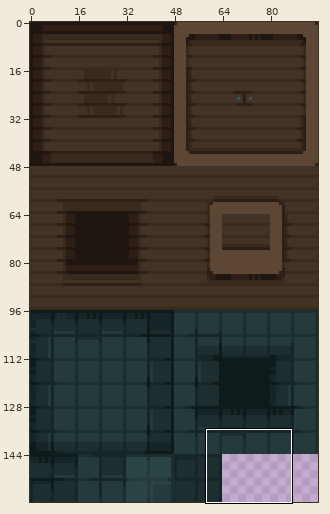
Sprite sheet, stored at app/assets/sprites/terrain/ground/Dungeon_floor_sprites.png. Above: a wide view before the commit, with the close-up outlined.
Close-up. Old version:
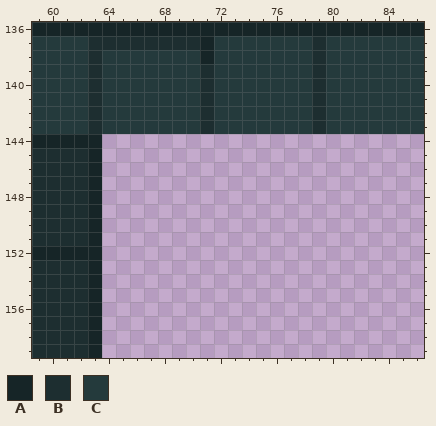
The file is 96x160 pixels. Shown: x 59..86, y 136..159.
Palette (. is transparent): A #162527  B #1d2e30  C #243a3c
Pixels before, first column x 59:
136 AAAAAAAAAAAAAAAAAAAAAAAAAAAA
137 CCCCBBBBBBBBACCCCCCCBCCCCCCC
138 CCCCBCCCCCCCACCCCCCCBCCCCCCC
139 CCCCBCCCCCCCBCCCCCCCBCCCCCCC
140 CCCCBCCCCCCCBCCCCCCCBCCCCCCC
141 CCCCBCCCCCCCBCCCCCCCBCCCCCCC
142 CCCCBCCCCCCCBCCCCCCCBCCCCCCC
143 CCCCBCCCCCCCBCCCCCCCBCCCCCCC
144 AAAAA.......................
145 BBBBA.......................
146 BBBBA.......................
147 BBBBA.......................
148 BBBBA.......................
149 BBBBA.......................
150 BBBBA.......................
151 BBBBA.......................
152 AAAAA.......................
153 BBBBA.......................
154 BBBBA.......................
155 BBBBA.......................
156 BBBBA.......................
157 BBBBA.......................
158 BBBBA.......................
159 BBBBA.......................
Once edited:
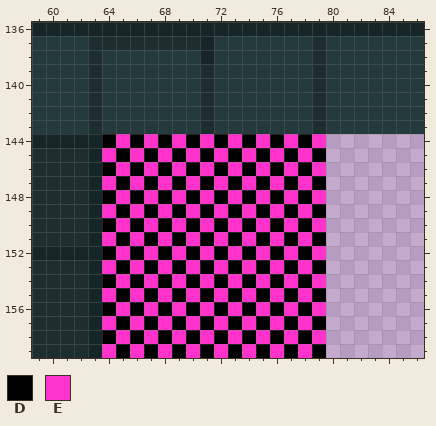
Colours new in this view: D #000000  E #ff33cc
Diff:
y 144: x 64..79 ................ -> DEDEDEDEDEDEDEDE
y 145: x 64..79 ................ -> EDEDEDEDEDEDEDED
y 146: x 64..79 ................ -> DEDEDEDEDEDEDEDE
y 147: x 64..79 ................ -> EDEDEDEDEDEDEDED
y 148: x 64..79 ................ -> DEDEDEDEDEDEDEDE
y 149: x 64..79 ................ -> EDEDEDEDEDEDEDED
y 150: x 64..79 ................ -> DEDEDEDEDEDEDEDE
y 151: x 64..79 ................ -> EDEDEDEDEDEDEDED
y 152: x 64..79 ................ -> DEDEDEDEDEDEDEDE
y 153: x 64..79 ................ -> EDEDEDEDEDEDEDED
y 154: x 64..79 ................ -> DEDEDEDEDEDEDEDE
y 155: x 64..79 ................ -> EDEDEDEDEDEDEDED
y 156: x 64..79 ................ -> DEDEDEDEDEDEDEDE
y 157: x 64..79 ................ -> EDEDEDEDEDEDEDED
y 158: x 64..79 ................ -> DEDEDEDEDEDEDEDE
y 159: x 64..79 ................ -> EDEDEDEDEDEDEDED
Boxes around the changes in both close-ups, in picture pixels (x1, y1, x2, y2):
added: (102, 134, 326, 358)
